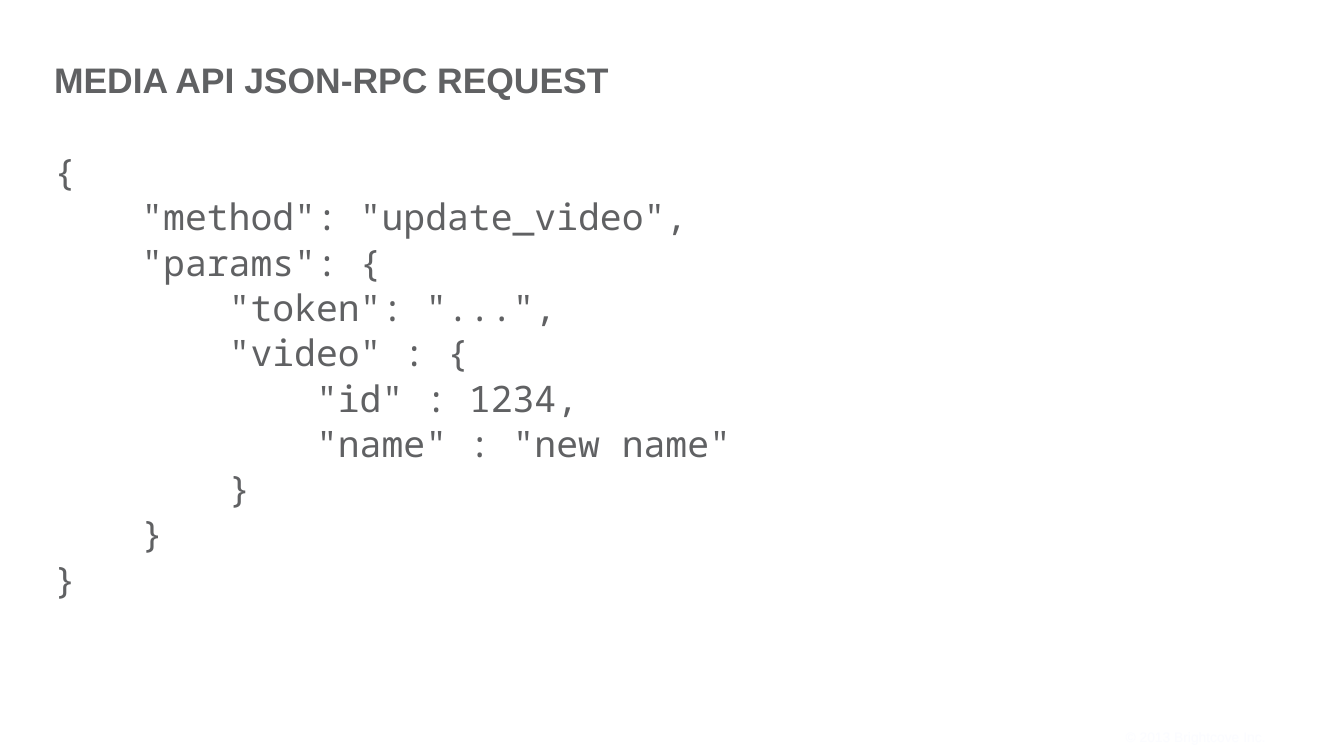
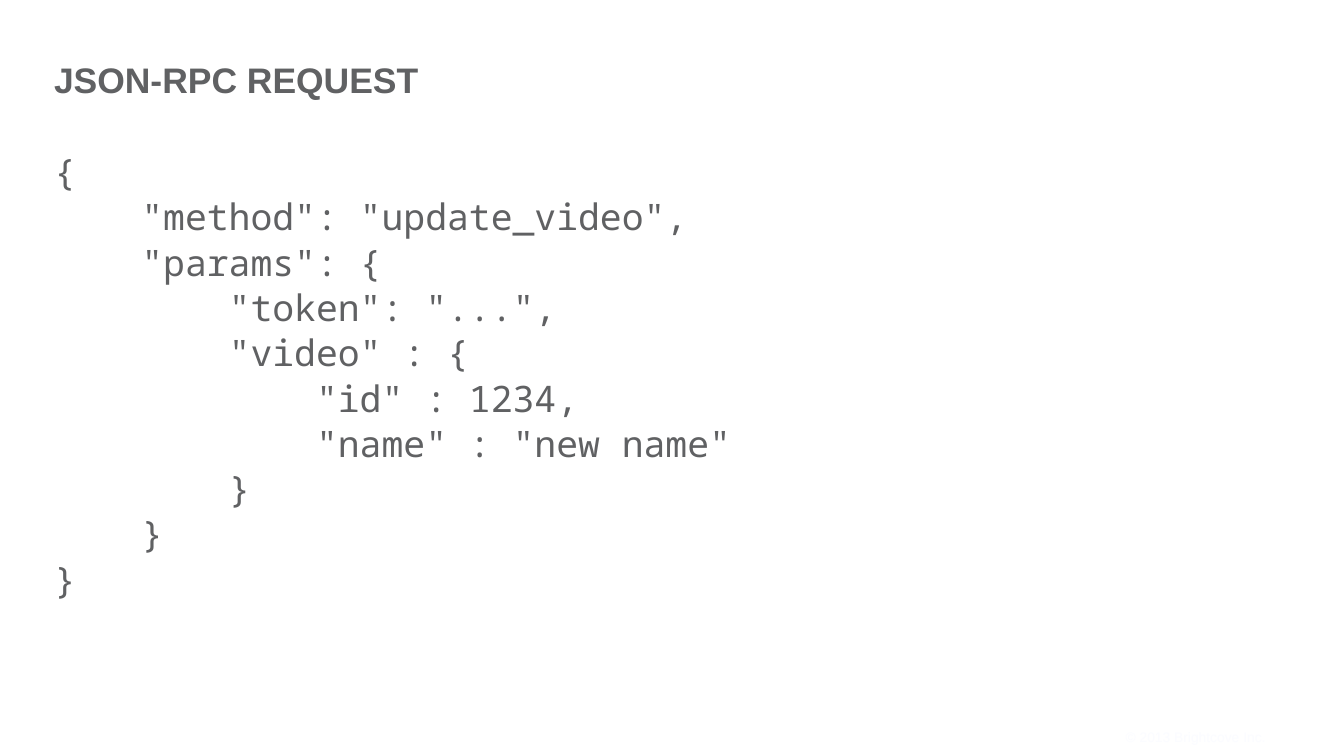
Before and after one commit to BrightcoveLearning/VideoCloudMediaAPI, a slide deck: slide 3 of VideoSessionsMaterials/creating-write-requests.pptx (slide 4 before the commit). Drawn at 1344x756 pixels with LibreOffice and Linux fonts; fonts in the diff are those of the drawing; background and template pictures are left out. Boxes give left, top, right and bottom in pixels: in the first picture for what was removed or moved away, otherwise in the second. Text is boxed around its words. In the diff, an @@ line names an element or a change of style, - is before the commit and + after.

```diff
--- a/VideoSessionsMaterials/creating-write-requests.pptx
+++ b/VideoSessionsMaterials/creating-write-requests.pptx
@@ title at box(54, 68, 418, 100): text changed @@
-MEDIA API JSON-RPC REQUEST
+JSON-RPC REQUEST
```
Also in this commit, not shown: 3 other slides changed, 6 slides removed, 1 other file.
